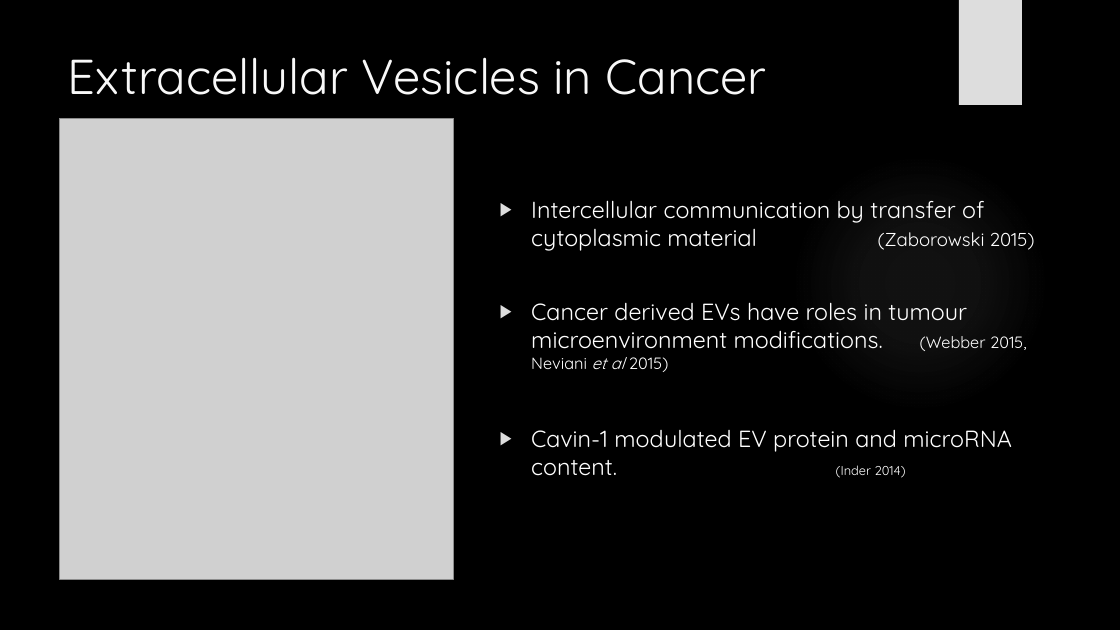
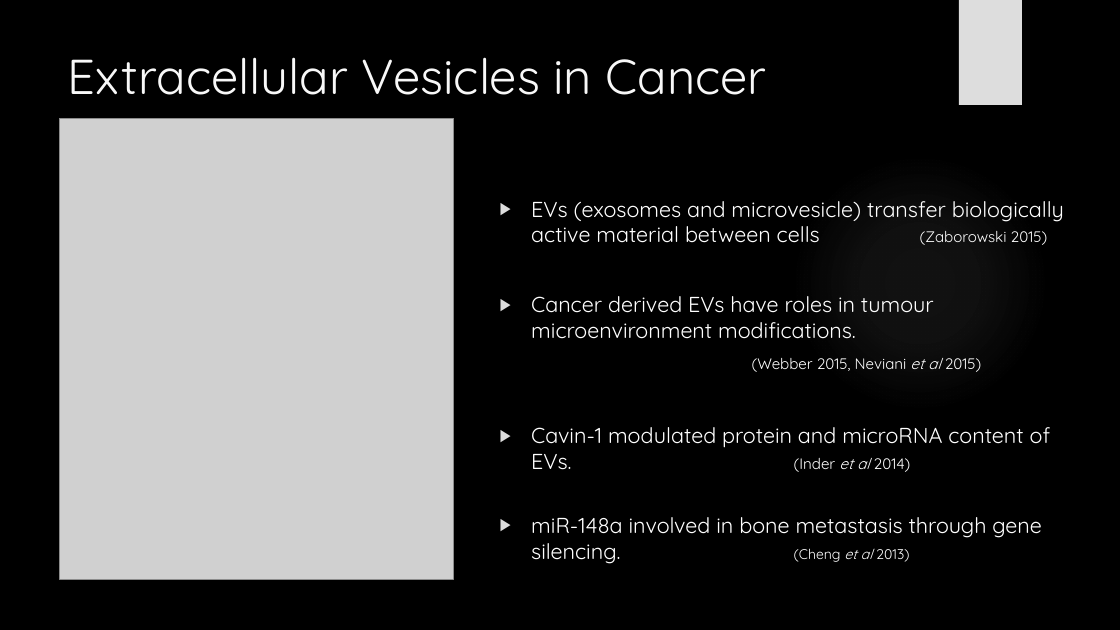
Before and after one commit to HarleyRobinson/Honours2, a slide deck: slide 4 of SeminarSlidesAgain.pptx. Drawn at 1120x630 pixels with LibreOffice and Linux fonts; fonts in the diff are those of the drawing; grey boxes stand for pictures; background and template pictures are left out. Boxes give left, top, right and bottom in pixels: in the first picture for what was removed or moved away, otherwise in the second. Text is boxed around its words. In the diff, an @@ line names an element or a change of style, - is before the commit and + after.

```diff
--- a/SeminarSlidesAgain.pptx
+++ b/SeminarSlidesAgain.pptx
@@ text at (x1=531, y1=201, x2=1064, y2=564): text changed; size 20 to 18.5 pt @@
-                ▶ Intercellular communication by transfer of cytoplasmic material (Zaborowski 2015)
-                ▶ Cancer derived EVs have roles in tumour microenvironment modifications. (Webber 2015, Neviani et al 2015)
-▶ Cavin-1 modulated EV protein and microRNA content. (Inder 2014)
+                ▶ EVs (exosomes and microvesicle) transfer biologically active material between cells (Zaborowski 2015)
+                ▶ Cancer derived EVs have roles in tumour microenvironment modifications.
+                (Webber 2015, Neviani et al 2015)
+▶ Cavin-1 modulated protein and microRNA content of EVs. (Inder et al 2014)
+▶ miR-148a involved in bone metastasis through gene silencing. (Cheng et al 2013)
```
Also in this commit, not shown: 15 other slides changed, 4 slides added, 20 other files.
